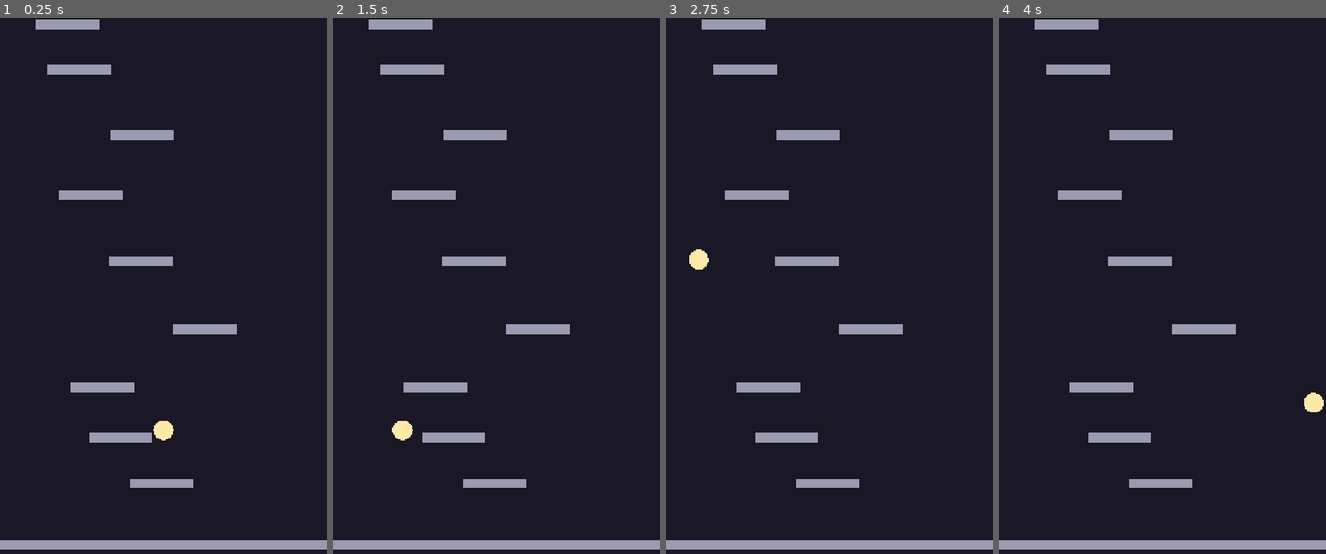
Above: before the commit, frames 1-4 (left to right).
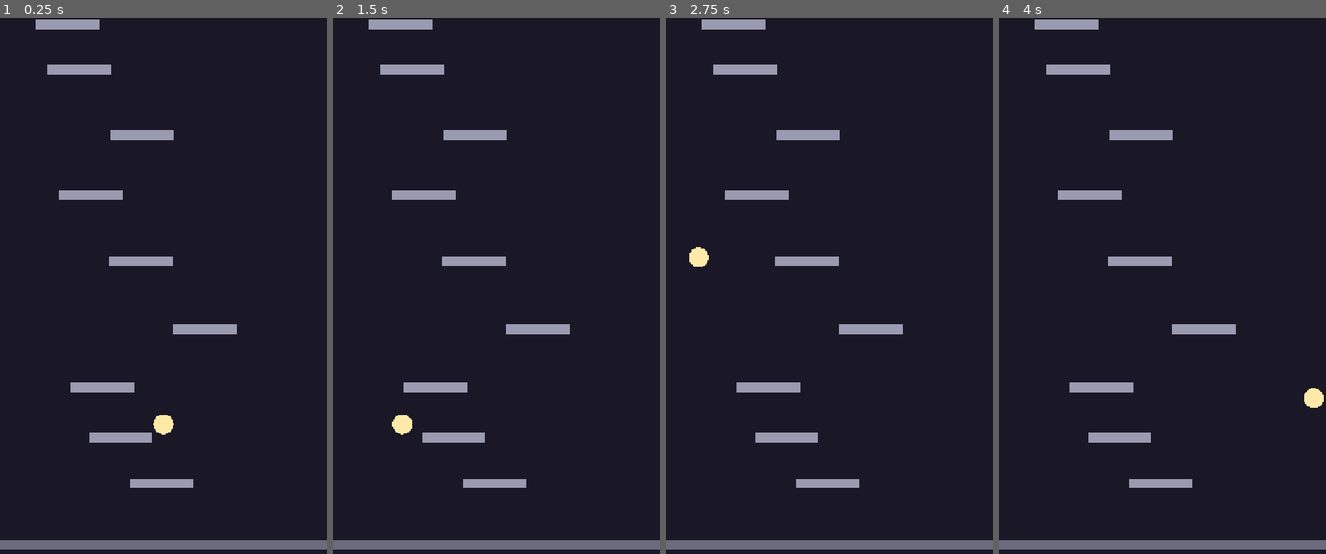
Above: after the commit, the same moments.

Repository: fedichkin/spark-climb
Game: Godot game, scene res://game/game.tscn
Same seed, same stepped clock (60 frames per second), same inputs: the game is played once before the commit and once after it.
Inputs (mouse positions are in pixels of both pictures, inside the frame that each line leads up to):
- Up to frame 1 (0.25 s): no input
- Up to frame 2 (1.5 s): move the mouse to (568, 280) at 0.52 s; hold Right (move_right) from 0.53 s (still down); move the mouse to (431, 339) at 1.27 s
- Up to frame 3 (2.75 s): move the mouse to (862, 178) at 2.02 s; release Right (move_right) at 2.03 s; hold Left (move_left) from 2.03 s (still down)
- Up to frame 4 (4 s): move the mouse to (1146, 425) at 2.77 s; release Left (move_left) at 2.78 s; hold Right (move_right) from 2.78 s (still down); move the mouse to (1260, 398) at 3.52 s

The runs differ from the first frame. In frame 1, 1.9% of the frame differs, in the area x 0-100%, y 74-100%; in frame 2, 1.9%; in frame 3, 1.8%; in frame 4, 1.9%.

Commit message:
feat: add full-width start platform spawned by generator

Diff:
--- a/game/game.gd
+++ b/game/game.gd
@@ -1,20 +1,14 @@
 ## Run scene root: wires the systems together and starts the run.
-## For now places a temporary full-width floor (replaced by the generated
-## start platform in M2 task 3) and the hero standing on it.
+## Starts the generator and puts the hero at rest on the start platform.
 extends Node2D
 
 @export var config: GameConfig
 
-@onready var _floor: Platform = $Platforms/Floor
 @onready var _player: Player = $Player
 @onready var _generator: PlatformGenerator = $PlatformGenerator
 
 
 func _ready() -> void:
-	var screen_size: Vector2 = get_viewport().get_visible_rect().size
-	var floor_y: float = screen_size.y - config.start_platform_bottom_offset
-	_floor.position = Vector2(screen_size.x / 2.0, floor_y)
-	_floor.setup(screen_size.x)
-	var floor_top_y: float = floor_y - config.platform_size.y / 2.0
-	_player.position = Vector2(screen_size.x / 2.0, floor_top_y - config.player_radius)
-	_generator.start(floor_y, randi())
+	var start_platform: Platform = _generator.start(randi())
+	var platform_top_y: float = start_platform.position.y - config.platform_size.y / 2.0
+	_player.position = Vector2(start_platform.position.x, platform_top_y - config.player_radius)
--- a/game/game.tscn
+++ b/game/game.tscn
@@ -6,6 +6,7 @@
 [ext_resource type="PackedScene" uid="uid://yphdmrg2ohjp" path="res://platforms/static_platform.tscn" id="4_static"]
 [ext_resource type="PackedScene" uid="uid://mkg0vx0q61u2" path="res://player/player.tscn" id="5_player"]
 [ext_resource type="Script" path="res://game/camera_controller.gd" id="6_camera"]
+[ext_resource type="PackedScene" path="res://platforms/start_platform.tscn" id="7_start"]
 
 [node name="Game" type="Node2D"]
 script = ExtResource("1_game")
@@ -24,13 +25,12 @@
 
 [node name="Platforms" type="Node2D" parent="."]
 
-[node name="Floor" parent="Platforms" instance=ExtResource("4_static")]
-
 [node name="PlatformGenerator" type="Node" parent="." node_paths=PackedStringArray("camera", "platforms_root")]
 script = ExtResource("3_generator")
 config = ExtResource("2_config")
 camera = NodePath("../Camera")
 platforms_root = NodePath("../Platforms")
+start_platform_scene = ExtResource("7_start")
 static_platform_scene = ExtResource("4_static")
 
 [node name="Player" parent="." instance=ExtResource("5_player")]
--- a/game/platform_generator.gd
+++ b/game/platform_generator.gd
@@ -8,22 +8,30 @@
 @export var camera: CameraController
 ## Parent node for spawned platforms.
 @export var platforms_root: Node2D
+@export var start_platform_scene: PackedScene
 @export var static_platform_scene: PackedScene
 
 var _rng: RandomNumberGenerator = RandomNumberGenerator.new()
-## World Y where height is 0 m.
+## World Y of the start platform, used as 0 m for difficulty tiers.
 var _start_y: float = 0.0
 ## World Y of the most recently spawned platform.
 var _last_y: float = 0.0
 var _running: bool = false
 
 
-## Starts generation above `start_y`. The same seed gives the same tower.
-func start(start_y: float, seed_value: int) -> void:
+## Spawns the full-width start platform near the camera bottom and starts
+## generation above it. The same seed gives the same tower.
+func start(seed_value: int) -> Platform:
 	_rng.seed = seed_value
-	_start_y = start_y
-	_last_y = start_y
+	var screen_width: float = get_viewport().get_visible_rect().size.x
+	_start_y = camera.get_bottom_y() - config.start_platform_bottom_offset
+	_last_y = _start_y
+	var platform: Platform = start_platform_scene.instantiate() as Platform
+	platform.setup(screen_width)
+	platform.position = Vector2(screen_width / 2.0, _start_y)
+	platforms_root.add_child(platform)
 	_running = true
+	return platform
 
 
 func _process(_delta: float) -> void:
--- /dev/null
+++ b/platforms/start_platform.tscn
@@ -0,0 +1,9 @@
+[gd_scene format=3]
+
+[ext_resource type="PackedScene" path="res://platforms/platform.tscn" id="1_base"]
+
+[node name="StartPlatform" instance=ExtResource("1_base")]
+kind = 0
+
+[node name="Body" parent="." index="1"]
+color = Color(0.41960785, 0.41960785, 0.5019608, 1)
Not shown, changed: docs/ROADMAP.md
